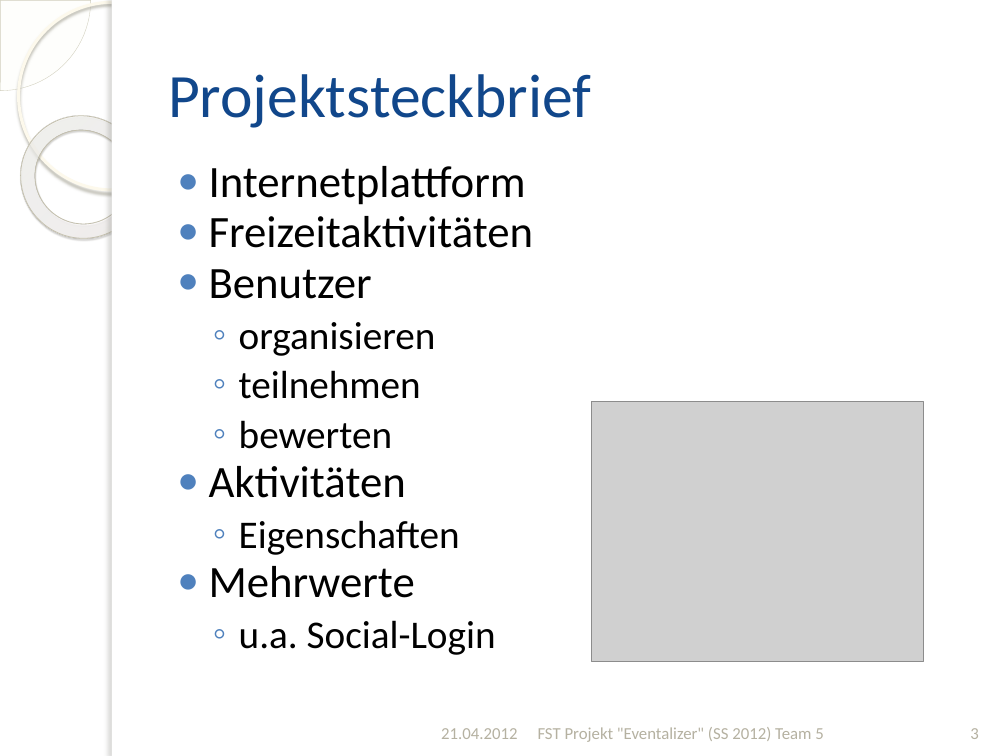
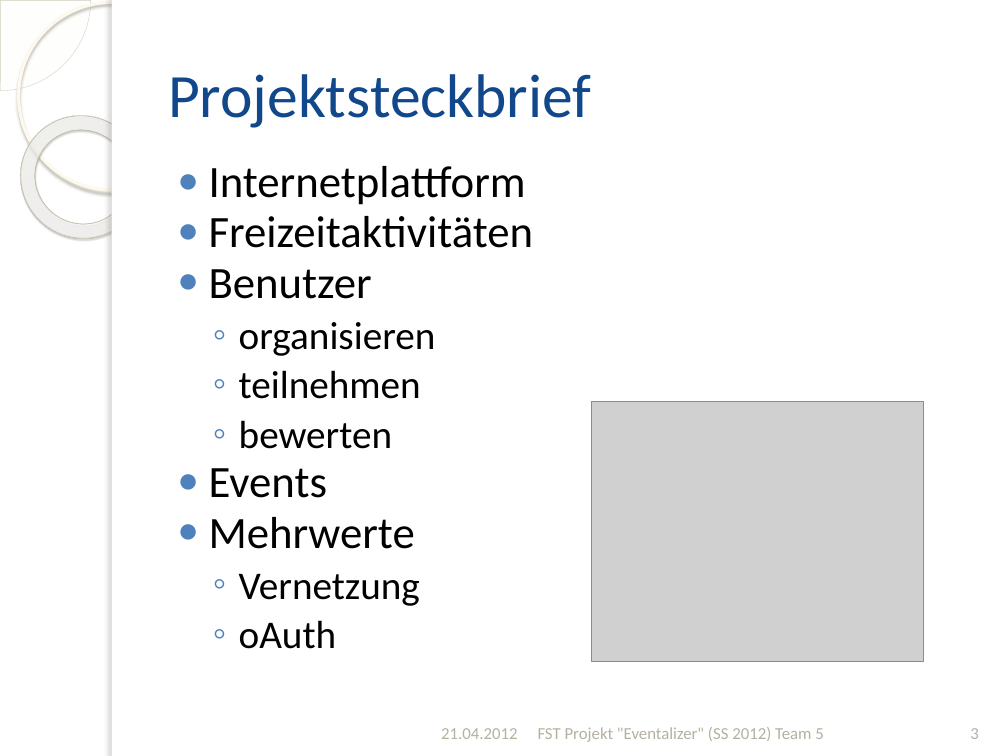
Before and after one commit to silkslostsoul/Eventalizer, a slide deck: slide 3 of Dokumente/Zwischenstand zum 2012-04-21_v2.pptx. Drawn at 1008x756 pixels with LibreOffice and Linux fonts; fonts in the diff are those of the drawing; grey boxes stand for pictures; background and template pictures are left out. Boxes give left, top, right and bottom in pixels: in the first picture for what was removed or moved away, otherwise in the second. Text is boxed around its words. In the diff, an @@ line names an element or a change of style, - is before the commit and + after.

```diff
--- a/Dokumente/Zwischenstand zum 2012-04-21_v2.pptx
+++ b/Dokumente/Zwischenstand zum 2012-04-21_v2.pptx
@@ text at (209,468,328,498): text changed; size 28 to 32 pt @@
-● Aktivitäten
-  ◦ Eigenschaften
+● Events
@@ text at (239,574,420,649): text changed @@
-  ◦ u.a. Social-Login
+  ◦ Vernetzung
+  ◦ oAuth
```
Also in this commit, not shown: 5 other slides changed, 1 slide added, 2 slides removed, 1 other file.
